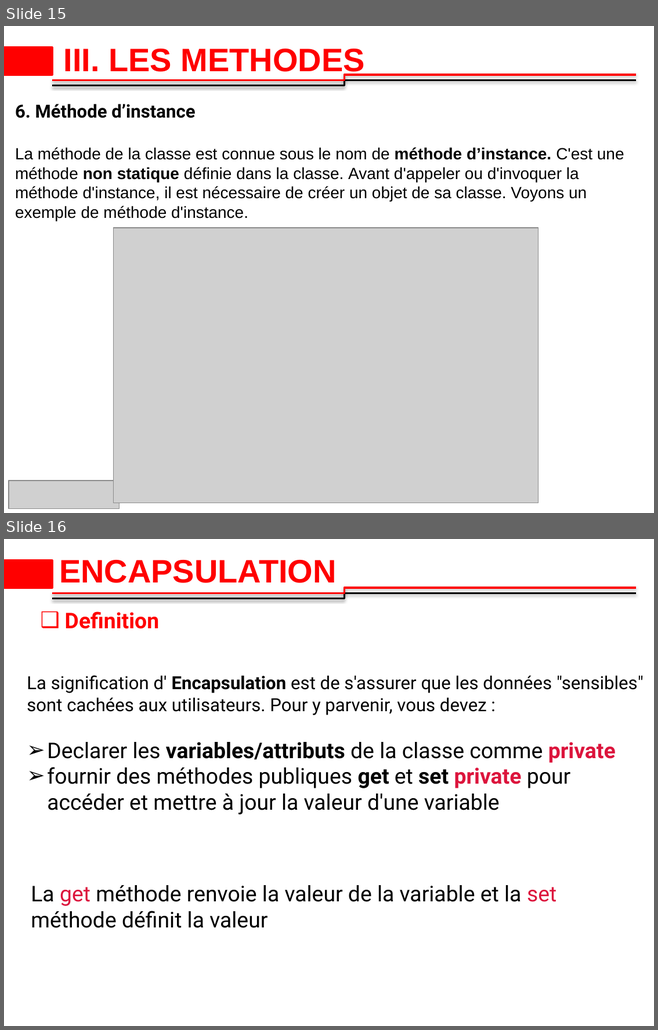
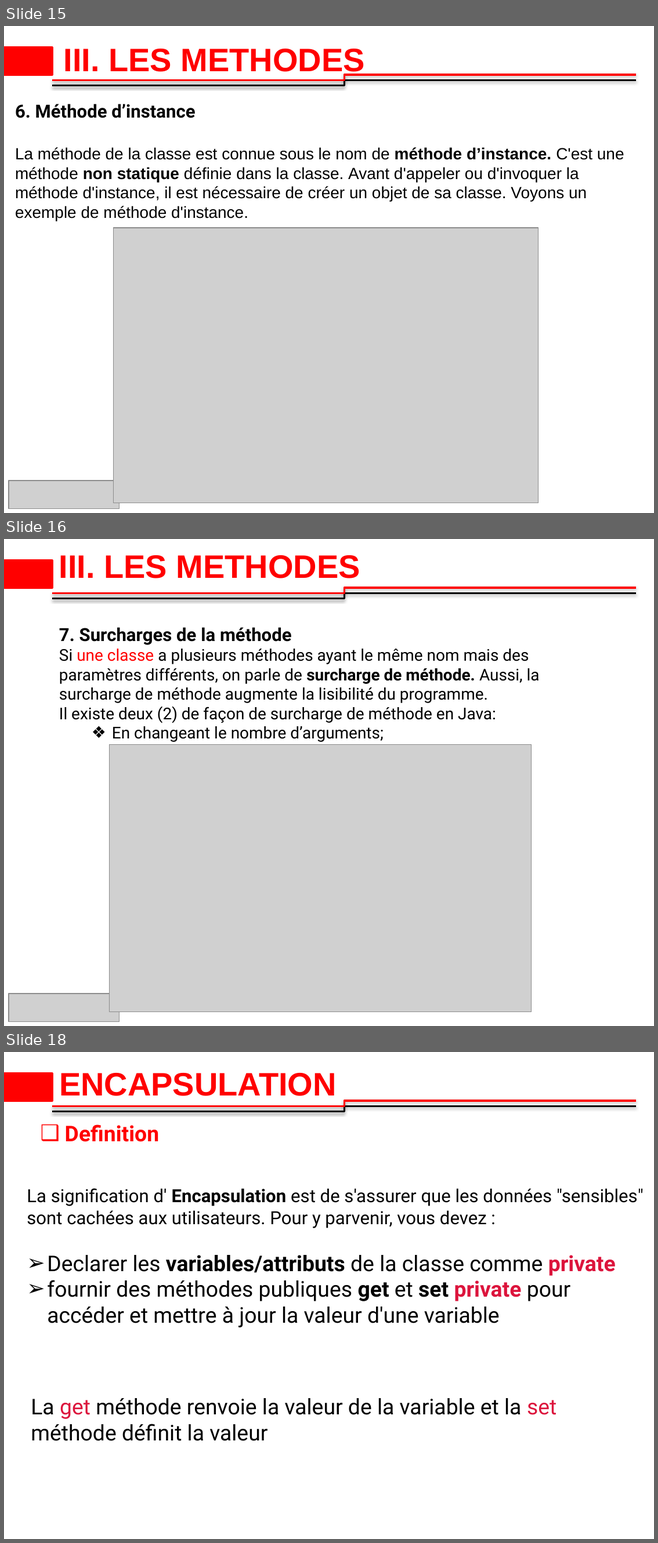
Before and after one commit to 2losky/Poo_Java, a slide deck: java-oop latest.pptx. Shown one above the other, each under a label of ours: slides 15 and 16 before the commit, slides 15, 16 and 18 after it; the slides between them are not shown. The pictures are 658x1030 and 658x1543 pixels, drawn with LibreOffice and Linux fonts; fonts in the diff are those of the drawing; grey boxes stand for pictures; background and template pictures are left out. Boxes give left, top, right and bottom in pixels: in the first picture for what was removed or moved away, otherwise in the second. Text is boxed around its words. In the diff, an @@ line names an element or a change of style, - is before the commit and + after.

```diff
--- a/java-oop latest.pptx
+++ b/java-oop latest.pptx
@@ slide 16 added at box(4, 539, 654, 1026), background #FFFFFF; not listed: 3 template elements that a slide beside it also shows @@
@@ title added at box(59, 555, 360, 578), 36 pt, text #FF0000, bold @@
+III. LES METHODES
@@ text added at box(59, 627, 539, 742), 18 pt, text #000000 @@
+7. Surcharges de la méthode
+Si une classe a plusieurs méthodes ayant le même nom mais des paramètres différents, on parle de surcharge de méthode. Aussi, la surcharge de méthode augmente la lisibilité du programme.
+Il existe deux (2) de façon de surcharge de méthode en Java:
+  ❖ En changeant le nombre d’arguments;
@@ picture added at box(109, 745, 531, 1012) @@
@@ picture added at box(9, 994, 119, 1022) @@
@@ what was slide 16 is now slide 18 @@
```
Also in this commit, not shown: 1 slide changed, 2 other slides added.
